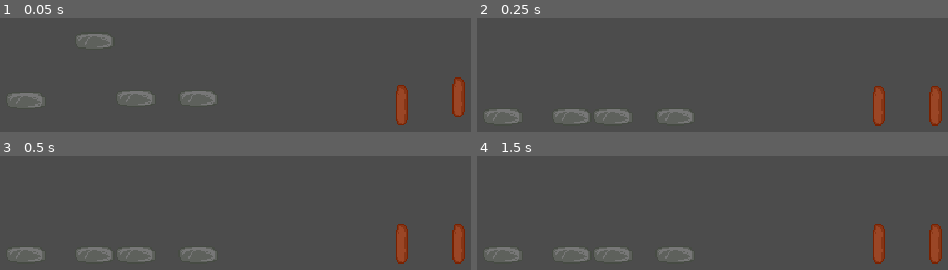
Above: before the commit, frames 1-4 (two rows, left to right).
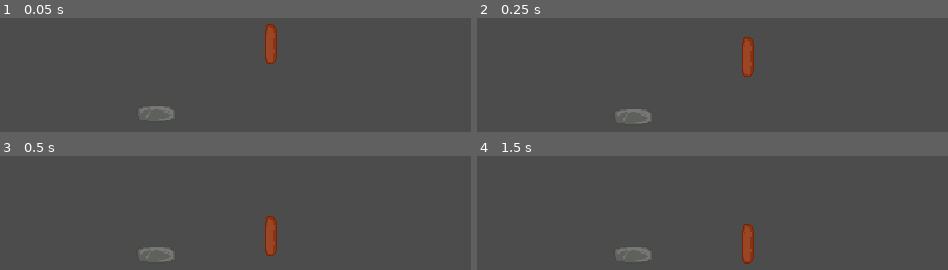
Above: after the commit, the same moments.

Repository: IAmNotIsaac/GWJ28
Game: Godot game, scene res://levels/test_world.tscn
The game is run twice, just before and just after one commit, with the same random seed, the same clock (stepped at 60 frames per second) and the same inputs.
Inputs (mouse positions are in pixels of both pictures, inside the frame that each line leads up to):
- Up to frame 1 (0.05 s): no input
- Up to frame 2 (0.25 s): no input
- Up to frame 3 (0.5 s): no input
- Up to frame 4 (1.5 s): move the mouse to (outside the picture) at 0.52 s; hold Right mouse button (fuse_item) 0.53-1.28 s; click (outside the picture) at 0.8 s; tap Enter at 1.25 s; move the mouse to (outside the picture) at 1.27 s; click (outside the picture) at 1.35 s

The runs differ from the first frame. In frame 1, 4.0% of the frame differs, in the area x 1-99%, y 5-94%; in frame 2, 4.0%; in frame 3, 4.0%; in frame 4, 4.0%.

Commit message:
Added item events.

Diff:
--- a/levels/test_world.tscn
+++ b/levels/test_world.tscn
@@ -34,26 +34,10 @@
 position = Vector2( -31.4659, 189.797 )
 shape = SubResource( 3 )
 
-[node name="ItemInterface" parent="." instance=ExtResource( 2 )]
-position = Vector2( 139.747, 120.665 )
-default_item = 1
-
-[node name="ItemInterface3" parent="." instance=ExtResource( 2 )]
-position = Vector2( 94.2868, 126.838 )
-default_item = 1
-
-[node name="ItemInterface2" parent="." instance=ExtResource( 2 )]
-position = Vector2( -68.4702, 119.542 )
+[node name="ItemInterface7" parent="." instance=ExtResource( 2 )]
+position = Vector2( -102.118, 133.38 )
 default_item = 2
 
-[node name="ItemInterface4" parent="." instance=ExtResource( 2 )]
-position = Vector2( -206.533, 121.226 )
-default_item = 2
-
-[node name="ItemInterface5" parent="." instance=ExtResource( 2 )]
-position = Vector2( -118.42, 119.542 )
-default_item = 2
-
-[node name="ItemInterface6" parent="." instance=ExtResource( 2 )]
-position = Vector2( -151.532, 73.5213 )
-default_item = 2
+[node name="ItemInterface8" parent="." instance=ExtResource( 2 )]
+position = Vector2( -10.5624, 78.1633 )
+default_item = 1
--- a/project.godot
+++ b/project.godot
@@ -54,6 +54,11 @@
 "events": [ Object(InputEventMouseButton,"resource_local_to_scene":false,"resource_name":"","device":0,"alt":false,"shi …(212 unchanged characters)…
  ]
 }
+utilise={
+"deadzone": 0.5,
+"events": [ Object(InputEventKey,"resource_local_to_scene":false,"resource_name":"","device":0,"alt":false,"shift":false,"control":false,"meta":false,"command":false,"pressed":false,"scancode":32,"unicode":0,"echo":false,"script":null)
+ ]
+}
 
 [rendering]
 
--- a/singletons/item_database/ItemDatabase.gd
+++ b/singletons/item_database/ItemDatabase.gd
@@ -1,4 +1,14 @@
 extends Node
+
+
+
+enum Events { ON_UTILISE, ON_LAND, THWAP }
+enum Results { DO_SWING, DO_STOMP }
+enum Conditions { NONE, IF_BASE, IF_HELD }
+
+# Must be in order: { Events } : { Results } : [ Conditions ]
+#
+# Example: { Events.ON_UTILISE : { Results.DO_SWING : [ Conditions.IF_BASE ] } }
 
 
 
@@ -6,11 +16,16 @@
 	"stick": {
 		"texture" : preload("res://assets/items/stick.png"),
 		"attach_point" : Vector2(0, -14),
-		"gravity": 10
+		"anchor_point" : Vector2(0, 14),
+		"gravity" : 6,
+		"properties" : { Events.ON_UTILISE : { Results.DO_SWING : [Conditions.IF_HELD, Conditions.IF_BASE] } }
 	},
+
 	"stone": {
 		"texture" : preload("res://assets/items/stone.png"),
-		"attach_point" : Vector2(0, -12),
-		"gravity": 50
+		"attach_point" : Vector2(0, -4),
+		"anchor_point" : Vector2(0, 0),
+		"gravity" : 18,
+		"properties" : { Events.ON_LAND : { Results.DO_STOMP : [Conditions.NONE] } }
 	}
 }
--- a/source/item/Item.gd
+++ b/source/item/Item.gd
@@ -6,6 +6,7 @@
 enum Items { STICK, STONE }
 
 var data : Dictionary
+var queue_thwap := false
 
 
 
--- a/source/item_interface/ItemInterface.gd
+++ b/source/item_interface/ItemInterface.gd
@@ -9,11 +9,13 @@
 enum CollisionMode { DEFAULT, HOLD }
 
 onready var items := {}
+onready var tween = $Tween
 
 var follow_mouse := false
 var last_attach_point := Vector2.ZERO
 var velocity := Vector2.ZERO
 var gravity := 0
+var wasnt_on_floor := false
 
 export (DefaultItems) var default_item : int = DefaultItems.NONE
 
@@ -31,14 +33,21 @@
 	if follow_mouse:
 		velocity = (global_position - get_global_mouse_position()) * -1 * 25
 
-	move_and_slide(velocity)
+	move_and_slide(velocity, Vector2.UP)
 
 	velocity.y = min(velocity.y + gravity, 500)
 
-	velocity.x = lerp(velocity.x, 0, 0.04)
+	if is_on_floor():
+		velocity.x = 0
+		if wasnt_on_floor:
+			event(IDB.Events.ON_LAND)
+			wasnt_on_floor = false
+	else:
+		wasnt_on_floor = true
+		velocity.x = lerp(velocity.x, 0, 0.02)
 
-	if is_on_wall() && !follow_mouse:
-		velocity.x *= -1
+	if is_on_wall():
+		velocity.x /= 2 * -1
 
 
 
@@ -73,9 +82,9 @@
 		"sprite" : sprite
 	}
 
-	sprite.position = last_attach_point
-	collision_shape.position = last_attach_point
-	mouse_area.position = last_attach_point
+	sprite.position = last_attach_point - item.data.anchor_point * min(len(items) - 1, 1)
+	collision_shape.position = last_attach_point - item.data.anchor_point * min(len(items) - 1, 1)
+	mouse_area.position = last_attach_point - item.data.anchor_point * min(len(items) - 1, 1)
 
 	last_attach_point += item.data.attach_point
 	gravity += item.data.gravity
@@ -146,3 +155,42 @@
 	if area.is_in_group("grabber"):
 		if is_object_in_area(area):
 			disable_glow()
+
+
+
+func _input(event) -> void:
+	if event.is_action_pressed("utilise"):
+		event(IDB.Events.ON_UTILISE)
+
+
+
+func event(event : int) -> void:
+	for i in len(items):
+		var item = items.keys()[i]
+
+		for event_check in item.data.properties:
+			if event == event_check:
+				for result_check in item.data.properties.get(event_check):
+					var result = result_check
+
+					for condition in item.data.properties.get(event_check).get(result_check):
+						if condition(condition, {"index": i}):
+							result(result)
+
+
+
+func condition(condition : int, args := {}) -> bool:
+	match condition:
+		IDB.Conditions.NONE : return true
+		IDB.Conditions.IF_BASE : if args.index == 0: return true
+		IDB.Conditions.IF_HELD : if follow_mouse: return true
+		_ : print("Unexpected condition: %s" % [condition])
+
+	return false
+
+
+
+func result(result : int) -> void:
+	match result:
+		IDB.Results.DO_SWING: pass
+		IDB.Results.DO_STOMP: pass
--- a/source/item_interface/ItemInterface.tscn
+++ b/source/item_interface/ItemInterface.tscn
@@ -4,3 +4,5 @@
 
 [node name="ItemInterface" type="KinematicBody2D"]
 script = ExtResource( 2 )
+
+[node name="Tween" type="Tween" parent="."]
Binary file added: assets/egg/egg_body.png
Not shown, added: assets/egg/egg_body.png.import
Binary file added: assets/egg/googly_eye.png
Not shown, added: assets/egg/googly_eye.png.import
Binary file added: assets/egg/mouth.png
Not shown, added: assets/egg/mouth.png.import
